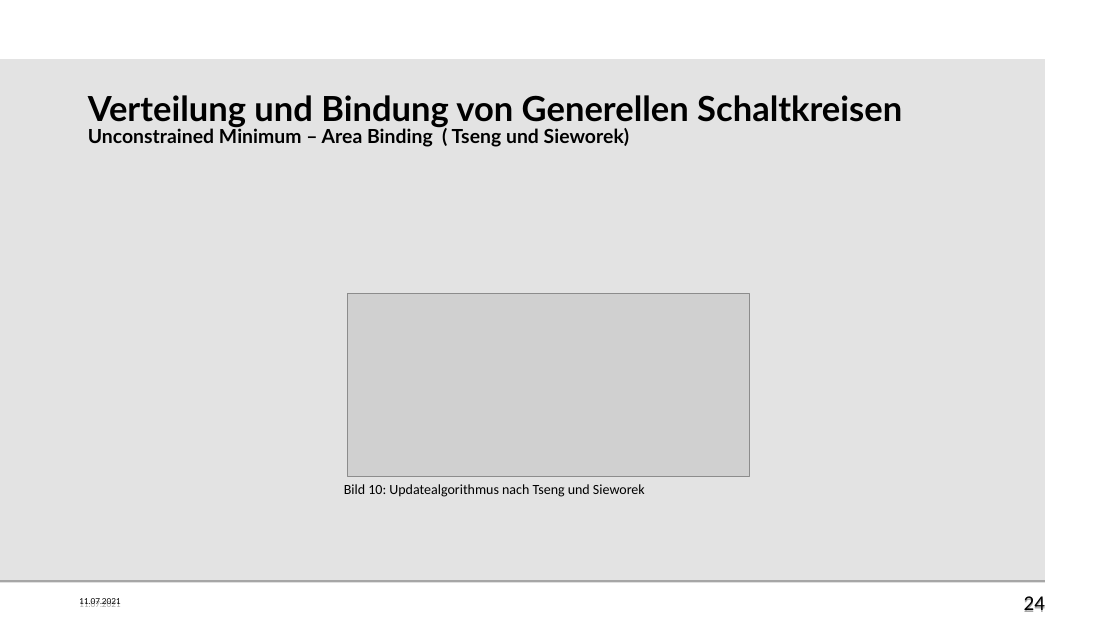
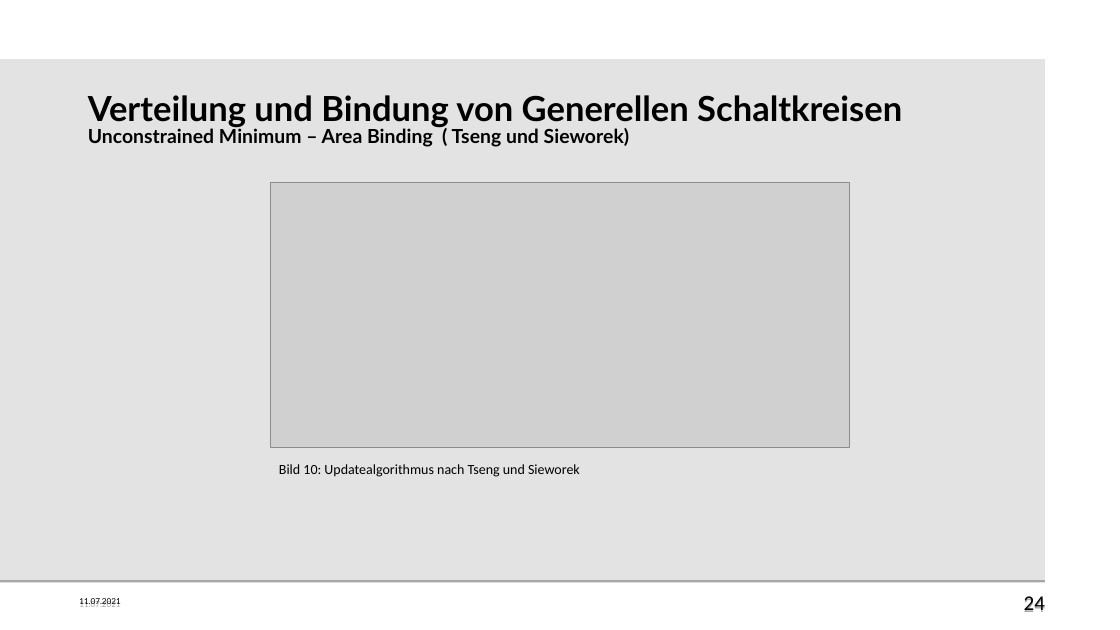
Before and after one commit to beLipinski/HW2, a slide deck: slide 24 of Presentation/Sharing and Binding for General Circuits.odp. Drawn at 1120x630 pixels with LibreOffice and Linux fonts; fonts in the diff are those of the drawing; grey boxes stand for pictures; background and template pictures are left out. Boxes give left, top, right and bottom in pixels: in the first picture for what was removed or moved away, otherwise in the second. Text is boxed around its words. In the diff, an @@ line names an element or a change of style, - is before the commit and + after.

```diff
--- a/Presentation/Sharing and Binding for General Circuits.odp
+++ b/Presentation/Sharing and Binding for General Circuits.odp
@@ picture: place and size @@
-picture at [348, 293, 749, 476]
+picture at [271, 183, 849, 448]
@@ text "Bild 10: Updatealgorithmus nach Tseng ...": place and size @@
-text "Bild 10: Updatealgorithmus nach Tseng ..." at [344, 484, 645, 497]
+text "Bild 10: Updatealgorithmus nach Tseng ..." at [279, 464, 580, 477]
```
Also in this commit, not shown: 6 other slides changed, 2 slides added.
